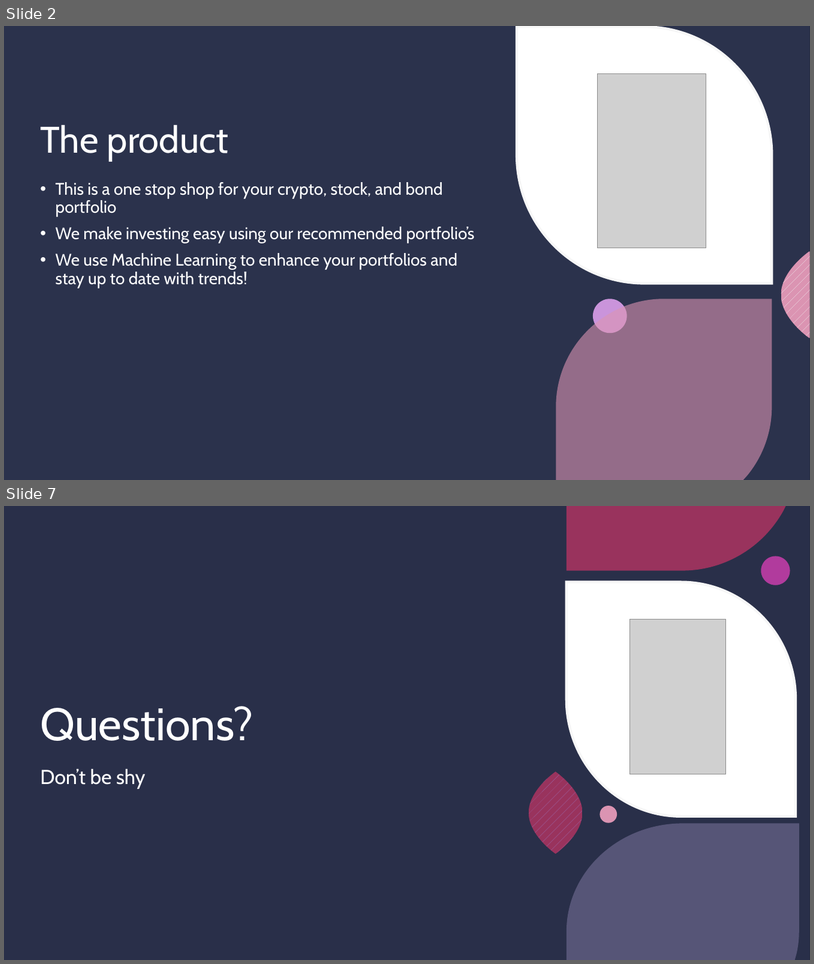
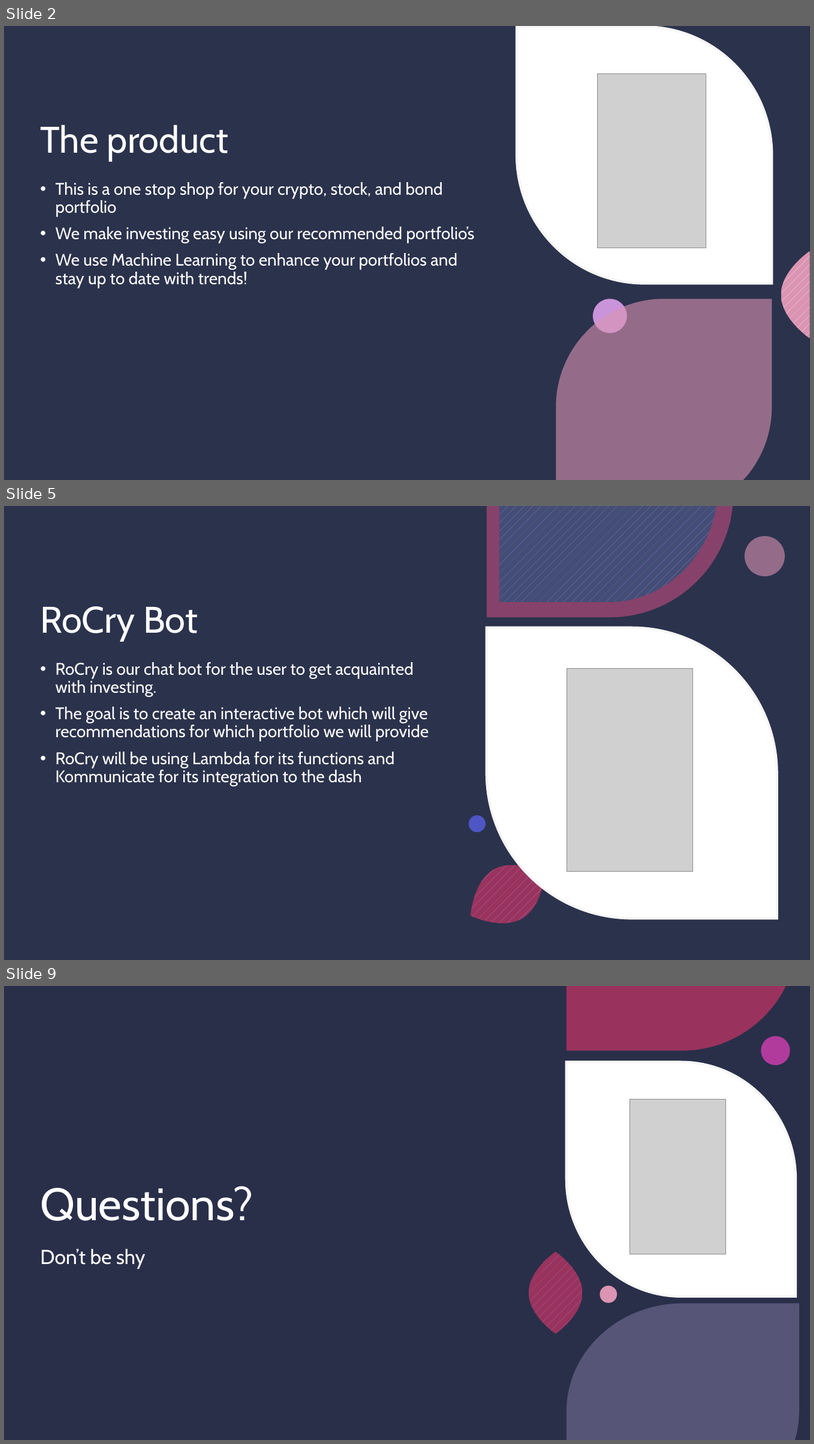
Before and after one commit to toniahurst/project_2, a slide deck: RoCry.pptx. Shown one above the other, each under a label of ours: slides 2 and 7 before the commit, slides 2, 5 and 9 after it; the slides between them are not shown. The pictures are 814x964 and 814x1444 pixels, drawn with LibreOffice and Linux fonts; fonts in the diff are those of the drawing; grey boxes stand for pictures; background and template pictures are left out. Boxes give left, top, right and bottom in pixels: in the first picture for what was removed or moved away, otherwise in the second. Text is boxed around its words. In the diff, an @@ line names an element or a change of style, - is before the commit and + after.

```diff
--- a/RoCry.pptx
+++ b/RoCry.pptx
@@ slide 5 added at (4,506,810,960), background picture (left out); not listed: 3 template elements that a slide beside it also shows @@
@@ rectangle added at (4,506,810,960), fill #1C2031 @@
@@ rectangle added at (4,506,810,960), fill #434D76 at 40% opacity @@
@@ title added at (40,606,198,641), 44 pt, text #FFFFFF @@
+RoCry Bot
@@ group added at (457,506,785,940): 4 freeform shapes, 2 ellipses @@
@@ text added at (56,662,429,786), 20 pt, text #FFFFFF @@
+• RoCry is our chat bot for the user to get acquainted with investing.
+• The goal is to create an interactive bot which will give recommendations for which portfolio we will provide
+• RoCry will be using Lambda for its functions and Kommunicate for its integration to the dash
@@ picture added at (567,669,693,871) @@
@@ what was slide 7 is now slide 9 @@
```
Also in this commit, not shown: 4 slides changed, 1 other slide added.
